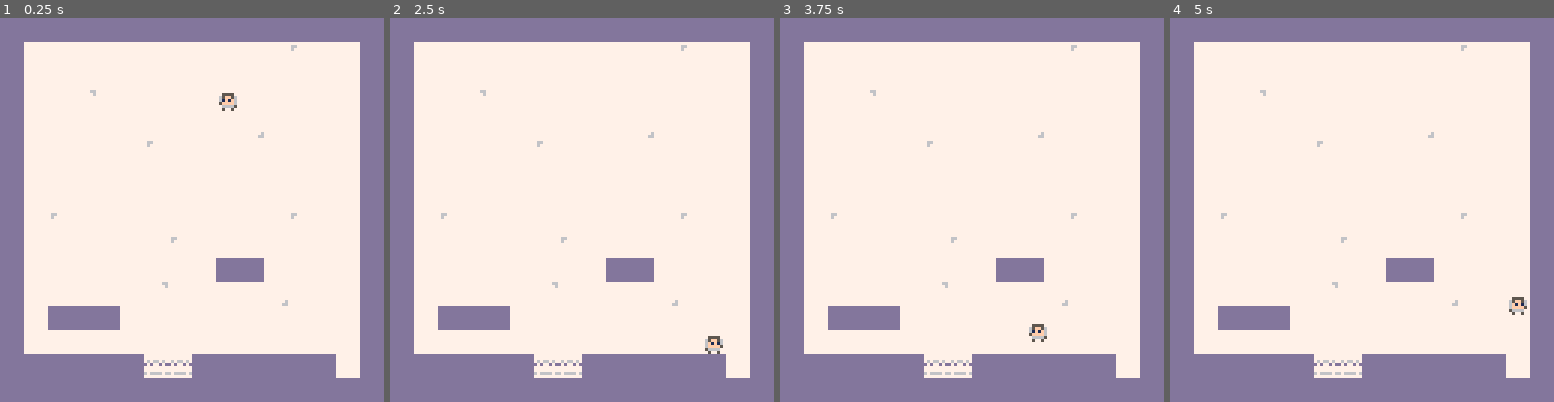
Above: before the commit, frames 1-4 (left to right).
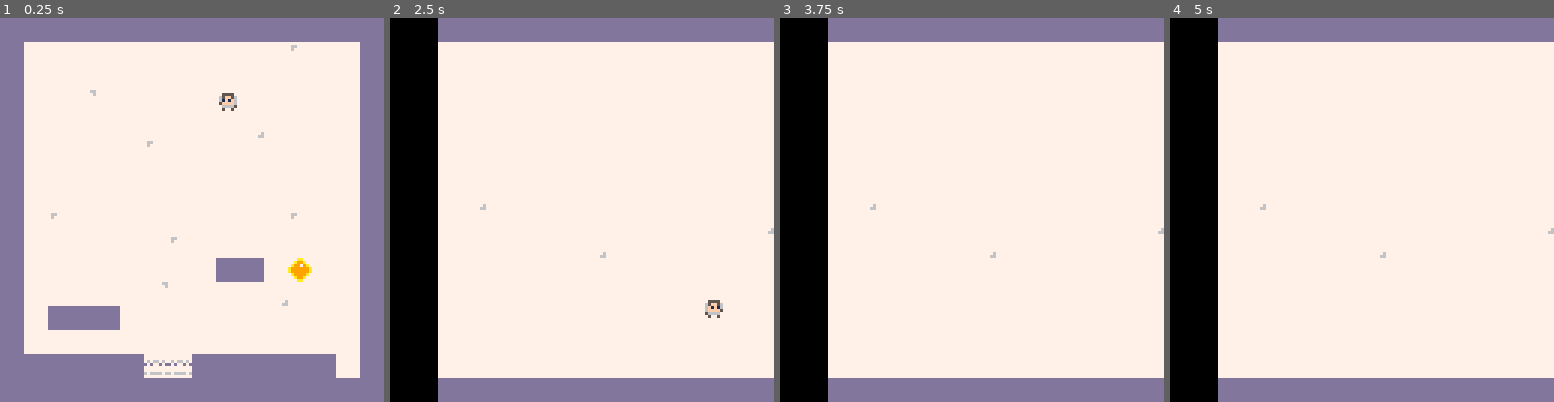
Above: after the commit, the same moments.

Repository: lolpakichu/snowy
Game: PICO-8 cartridge snowy.p8
Two runs of this game, one before a commit and one after it. Both use one fixed random seed, a clock stepped at 60 frames per second and the inputs below.
Inputs:
- Up to frame 1 (0.25 s): no input
- Up to frame 2 (2.5 s): tap X (X key) at 0.33, 1.07, 1.85 s; tap O (Z key) at 0.7, 1.7, 2.1 s; hold Right 1.6-2.1 s; hold Up 2.15-2.42 s; hold Right from 2.47 s (still down)
- Up to frame 3 (3.75 s): tap O (Z key) every 0.4 s from 2.5 to 3.7 s; tap X (X key) at 2.97 s; release Right at 3.03 s; hold Left 3.08-3.58 s
- Up to frame 4 (5 s): hold Right 4.02-4.68 s; tap X (X key) at 4.08 s; tap O (Z key) at 4.1, 4.5, 4.9 s; hold Up from 4.73 s (still down)

The runs differ from the first frame. In frame 1, 0.2% of the frame differs, in the area x 75-82%, y 62-69%; in frame 2, 25%, in the area x 0-100%, y 0-100%; in frame 3, 24%; in frame 4, 24%.

Commit message:
map change work (pls help)

Diff:
--- a/snowy.p8
+++ b/snowy.p8
@@ -3,8 +3,17 @@
 __lua__
 -- snowy game
 -- by pokolo
+-- collision vars
 col=0
 trap=1
+goal=2
+-- win condition
+win=false
+-- map
+maploc = {
+	x=0,
+	y=0
+}
 --player
 player=
 {
@@ -24,8 +33,10 @@
 	isgrounded=false,
 
 	--tuning constants
-
+	speed=2,
 	jumpvel=3.4,
+	xoffset=8
+
 }
 
 --globals
@@ -36,7 +47,11 @@
 
 -- called 30 times per second
 function _update()
-
+	if win then
+		maploc.x=16
+		maploc.y=0
+		player.xoffset=player.xoffset+16
+	end
 	--remember where we started
 	local startx=player.x
 
@@ -56,11 +71,11 @@
 
 	player.dx=0
 	if btn(0) then --left
-		player.dx=-2
+		player.dx=-player.speed
 		player.f = false
 	end
 	if btn(1) then --right
-		player.dx=2
+		player.dx=player.speed
 		player.f = true
 	end
 
@@ -86,6 +101,10 @@
 		player.x=startx
 	end
 
+	if fget(h,goal) then
+		win=true
+	end
+
 	--accumulate gravity
 	player.dy+=g.grav
 
@@ -97,7 +116,7 @@
 
 	--check bottom center of the
 	--player.
-	local v=mget((player.x+4)/8,(player.y+8)/8)
+	local v=mget((player.x+player.xoffset/2)/8,(player.y+8)/8)
 
 	--assume they are floating
 	--until we determine otherwise
@@ -117,7 +136,10 @@
 		end
 		if fget(v,trap) then
 			player.x = 64
-			player.y = 64
+			player.y = 8
+		end
+		if fget(v,goal) then
+			win=true
 		end
 	end
 
@@ -125,7 +147,7 @@
 	--
 
 	--check top center of p1
-	v=mget((player.x+4)/8,(player.y)/8)
+	v=mget((player.x+player.xoffset/2)/8,(player.y)/8)
 
 	--only check for ceilings when
 	--moving up
@@ -138,25 +160,29 @@
 			--halt upward velocity
 			player.dy = 0
 		end
+		if fget(v,goal) then
+			win=true
+		end
 	end
 end
 
 function _draw()
  cls() --clear the screen
- map(0,0,0,0,128,128) --draw map
-	spr(player.sp,player.x,player.y,1,1,player.f) --draw player
+ map(maploc.x,maploc.y,maploc.x,maploc.y) --draw map
+ spr(player.sp,player.x,player.y,1,1,player.f) --draw player
+ print('Game Over', 196, 64, 0)
 end
 
 
 __gfx__
-00000000000000000000000077777777777777777777776677777777dddddddd0000000077777777000000000000000000000000000000000000000000000000
-00000000000000000055550076677777777777777777777677777777dddddddd0000000077777777000000000000000000000000000000000000000000000000
-0070070000555500005ff56076777777777777777777777777777777dddddddd0000000076766767000000000000000000000000000000000000000000000000
-00077000065ff560061f1f6077777777777777777777777777777777dddddddd00aaaa00d7d77d7d000000000000000000000000000000000000000000000000
-00077000061f1f6006ffff6077777777777777777777777777777777dddddddd0a9997a077777777000000000000000000000000000000000000000000000000
-0070070005ffff600566665077777777777777777777777777777777dddddddd0a9999a077777777000000000000000000000000000000000000000000000000
-00000000006666500066660077777777777777767777777777777777dddddddd0a9999a067666676000000000000000000000000000000000000000000000000
-00000000005005000050050077777777777777667777777777777777dddddddd00aaaa0077777777000000000000000000000000000000000000000000000000
+00000000000000000000000077777777777777777777776677777777dddddddd777aa77777777777011111101111111100111100001001111110000000000000
+00000000000000000055550076677777777777777777777677777777dddddddd77a99a7777777777100000001000000100100100001001000000000000000000
+0070070000555500005ff56076777777777777777777777777777777dddddddd7a9979a776766767100000001000000100100100001001000000000000000000
+00077000065ff560061f1f6077777777777777777777777777777777dddddddda999999ad7d77d7d100011001000000101000010001001111110000000000000
+00077000061f1f6006ffff6077777777777777777777777777777777dddddddda999999a77777777100000101111111101000010010001000000000000000000
+0070070005ffff600566665077777777777777777777777777777777dddddddd7a9999a777777777100000101000000101000010010001000000000000000000
+00000000006666500066660077777777777777767777777777777777dddddddd77a99a7767666676100000101000000101000010010001000000000000000000
+00000000005005000050050077777777777777667777777777777777dddddddd777aa77777777777011111001000000110000001100001111110000000000000
 00000000000000000000000000000000000000000000000000000000000000000000000000000000000000000000000000000000000000000000000000000000
 00000000000000000000000000000000000000000000000000000000000000000000000000000000000000000000000000000000000000000000000000000000
 00000000000000000000000000000000000000000000000000000000000000000000000000000000000000000000000000000000000000000000000000000000
@@ -278,28 +304,28 @@
 60606060606060606060606060606060606060606060606060606060606060606060606060606060606060606060606060606060606060606060606060606060
 60606060606060606060606060606060606060606060606060606060606060606060606060606060606060606060606060606060606060606060606060606060
 __gff__
-0000000000000001000200000000000000000000000000000000000000000000000000000000000000000000000000000000000000000000000000000000000000000000000000000000000000000000000000000000000000000000000000000000000000000000000000000000000000000000000000000000000000000000
+0000000000000001040200000000000000000000000000000000000000000000000000000000000000000000000000000000000000000000000000000000000000000000000000000000000000000000000000000000000000000000000000000000000000000000000000000000000000000000000000000000000000000000
 0000000000000000000000000000000000000000000000000000000000000000000000000000000000000000000000000000000000000000000000000000000000000000000000000000000000000000000000000000000000000000000000000000000000000000000000000000000000000000000000000000000000000000
 __map__
-0707070707070707070707070707070709090909090906060606060606060606060606060606060606060606060606060606060609090909090606060606060606060606060606060606060606060606060606060606060606060606060606060606060606060606060606060606060606060606060606060606060606060606
-0706060606060606060606060306060709060606090906060606060606060606060606060606060606060606060606060606060606060606060606060606060606060606060606060606060606060606060606060606060606060606060606060606060606060606060606060606060606060606060606060606060606060606
-0706060606060606060606060606060706060606060906060606060606060606060606060606060606060606060606060606060606060606060606060606060606060606060606060606060606060606060606060606060606060606060606060606060606060606060606060606060606060606060606060606060606060606
-0706060506060606060606060606060706060606060906060606060606060606060606060606060606060606060606060606060606060606060606060606060606060606060606060606060606060606060606060606060606060606060606060606060606060606060606060606060606060606060606060606060606060606
-0706060606060606060604060606060706060606060906060606060606060606060606060606060606060606060606060606060606060606060606060606060606060606060606060606060606060606060606060606060606060606060606060606060606060606060606060606060606060606060606060606060606060606
-0706060606060306060606060606060706060606060906060606060606060606060606060606060606060606060606060606060606060606060606060606060606060606060606060606060606060606060606060606060606060606060606060606060606060606060606060606060606060606060606060606060606060606
-0706060606060606060606060606060706060606060906060606060606060606060606060606060606060606060606060606060606060606060606060606060606060606060606060606060606060606060606060606060606060606060606060606060606060606060606060606060606060606060606060606060606060606
-0706060606060606060606060606060706040606060906060606060606060606060606060606030606060606060606060606060606060606060606060606060606060606060606060606060606060606060606060606060606060606060606060606060606060606060606060606060606060606060606060606060606060606
-0706030606060606060606060306060709060606060906060606060606040606060606060606060606060606060606060606060606060606060606060606060606060606060606060606060606060606060606060606060606060606060606060606060606060606060606060606060606060606060606060606060606060606
-0706060606060603060606060606060709060606060904060606060606060606060606060606060606060606060606060606060606060606060606060606060606060606060606060606060606060606060606060606060606060606060606060606060606060606060606060606060606060606060606060606060606060606
-0706060606060606060707060606060709060606060906060606060606060606060606060606060606060606060606060606060606060606060606060606060606060606060606060606060606060606060606060606060606060606060606060606060606060606060606060606060606060606060606060606060606060606
-0706060606060506060606040606060709060606060906060606060606060606060606060606060606060606060606060606060606060606060606060606060606060606060606060606060606060606060606060606060606060606060606060606060606060606060606060606060606060606060606060606060606060606
-0706070707060606060606060606060709060606060906060606060606060606060606060606060606060606060606060606060606060606060606060606060606060606060606060606060606060606060606060606060606060606060606060606060606060606060606060606060606060606060606060606060606060606
-0706060606060606060606060606060709060606060906060606060606060606060606060606060606060606060606060606060606060606060606060606060606060606060606060606060606060606060606060606060606060606060606060606060606060606060606060606060606060606060606060606060606060606
-0707070707070909070707070707060709060606060906060606060606060606060606060606060606060606060606060606060606060606060606060606060606060606060606060606060606060606060606060606060606060606060606060606060606060606060606060606060606060606060606060606060606060606
-0707070707070707070707070707070709090909090906060606030606060606060606060606060606060606060606060606060606060606060606060606060606060606060606060606060606060606060606060606060606060606060606060606060606060606060606060606060606060606060606060606060606060606
-0909090909090909090909090606060606060606090906060606060606060606060606060606060606060606060606060606060606060606060606060606060606060606060606060606060606060606060606060606060606060606060606060606060606060606060606060606060606060606060606060606060606060606
-0909090909090909090909090909090909090909090906060606060606060606060606060606060606060606060606060606060606060606060606060606060606060606060606060606060606060606060606060606060606060606060606060606060606060606060606060606060606060606060606060606060606060606
-0909090909090909090909090909090909090909090909090906060606060606060606060606060606060606060606060606060606060606060606060606060606060606060606060606060606060606060606060606060606060606060606060606060606060606060606060606060606060606060606060606060606060606
+0707070707070707070707070707070707070707070707070707070707070707060606060606060606060606060606060606060609090909090606060606060606060606060606060606060606060606060606060606060606060606060606060606060606060606060606060606060606060606060606060606060606060606
+0706060606060606060606060306060706060606060606060606060606060607060606060606060606060606060606060606060606060606060606060606060606060606060606060606060606060606060606060606060606060606060606060606060606060606060606060606060606060606060606060606060606060606
+0706060606060606060606060606060706060606060606060606060606060607060606060606060606060606060606060606060606060606060606060606060606060606060606060606060606060606060606060606060606060606060606060606060606060606060606060606060606060606060606060606060606060606
+0706060506060606060606060606060706060606060606060606060606060607060606060606060606060606060606060606060606060606060606060606060606060606060606060606060606060606060606060606060606060606060606060606060606060606060606060606060606060606060606060606060606060606
+0706060606060606060604060606060706060606060606060606060606060607060606060606060606060606060606060606060606060606060606060606060606060606060606060606060606060606060606060606060606060606060606060606060606060606060606060606060606060606060606060606060606060606
+0706060606060306060606060606060706060606060606060606060606060607060606060606060606060606060606060606060606060606060606060606060606060606060606060606060606060606060606060606060606060606060606060606060606060606060606060606060606060606060606060606060606060606
+0706060606060606060606060606060706060606060606060606060606060607060606060606060606060606060606060606060606060606060606060606060606060606060606060606060606060606060606060606060606060606060606060606060606060606060606060606060606060606060606060606060606060606
+0706060606060606060606060606060706040606060606060606060606060607060606060606030606060606060606060606060606060606060606060606060606060606060606060606060606060606060606060606060606060606060606060606060606060606060606060606060606060606060606060606060606060606
+0706030606060606060606060306060706060606060606060606060606040607060606060606060606060606060606060606060606060606060606060606060606060606060606060606060606060606060606060606060606060606060606060606060606060606060606060606060606060606060606060606060606060606
+0706060606060603060606060606060706060606060604060606060606060607060606060606060606060606060606060606060606060606060606060606060606060606060606060606060606060606060606060606060606060606060606060606060606060606060606060606060606060606060606060606060606060606
+0706060606060606060707060806060706060606060606060606060606060607060606060606060606060606060606060606060606060606060606060606060606060606060606060606060606060606060606060606060606060606060606060606060606060606060606060606060606060606060606060606060606060606
+0706060606060506060606040606060706060606060606060606060606060607060606060606060606060606060606060606060606060606060606060606060606060606060606060606060606060606060606060606060606060606060606060606060606060606060606060606060606060606060606060606060606060606
+0706070707060606060606060606060706060606060606060606060606060607060606060606060606060606060606060606060606060606060606060606060606060606060606060606060606060606060606060606060606060606060606060606060606060606060606060606060606060606060606060606060606060606
+0706060606060606060606060606060706060606060606060606060606060607060606060606060606060606060606060606060606060606060606060606060606060606060606060606060606060606060606060606060606060606060606060606060606060606060606060606060606060606060606060606060606060606
+0707070707070909070707070707060706060606060606060606060606060607060606060606060606060606060606060606060606060606060606060606060606060606060606060606060606060606060606060606060606060606060606060606060606060606060606060606060606060606060606060606060606060606
+0707070707070707070707070707070707070707070707070707070707070707060606060606060606060606060606060606060606060606060606060606060606060606060606060606060606060606060606060606060606060606060606060606060606060606060606060606060606060606060606060606060606060606
+0606060606060606060606060606060606060606060606060606060606060606060606060606060606060606060606060606060606060606060606060606060606060606060606060606060606060606060606060606060606060606060606060606060606060606060606060606060606060606060606060606060606060606
+0606060606060606060606060606060606060606060606060606060606060606060606060606060606060606060606060606060606060606060606060606060606060606060606060606060606060606060606060606060606060606060606060606060606060606060606060606060606060606060606060606060606060606
+0606060606060606060606060606060606060606060606060606060606060606060606060606060606060606060606060606060606060606060606060606060606060606060606060606060606060606060606060606060606060606060606060606060606060606060606060606060606060606060606060606060606060606
 0606060606060606060606060606060606060606060606060606060606060606060606060606060606060606060606060606060606060606060606060606060606060606060606060606060606060606060606060606060606060606060606060606060606060606060606060606060606060606060606060606060606060606
 0606060606060606060606060606060606060606060606060606060606030606060606060606060606060606060606060606060606060606060606060606060606060606060606060606060606060606060606060606060606060606060606060606060606060606060606060606060606060606060606060606060606060606
 0606060606060606060606060606060606060606060606060606060606060606060606060606060606060606060606060606060606060606060606060606060606060606060606060606060606060606060606060606060606060606060606060606060606060606060606060606060606060606060606060606060606060606
